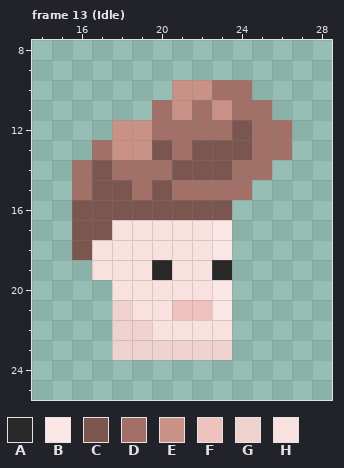
Two states of a pixel-art file, Mayday.Game/Content/Images/Heads_1.aseprite. The picture above was drawn from the file before the commit.
42x33 pixels, 36 frames. Shown: frame 13 (Idle): x 14..28, y 8..25. The commit also changed other frames, which this record leaves out.
Palette (. is transparent): A #282828  B #fae6e4  C #7a564f  D #a27067  E #ca9187  F #efc2bd  G #efd1cd  H #f8e1de
Pixels before, frame 13 (Idle), first column x 16:
10 .....EEDD..
11 ....DEDEDD.
12 ..EEDDDDCDD
13 .DEECDCCCDD
14 DCDDDCCCDD.
15 DCCDCDDDD..
16 CCCCCCCC...
17 CCHHHHHB...
18 CHHHHHHB...
19 .HHHAHHA...
20 ..HHHHHB...
21 ..GHHFFB...
22 ..GGHHHH...
23 ..GGGGGG...
After the commit:
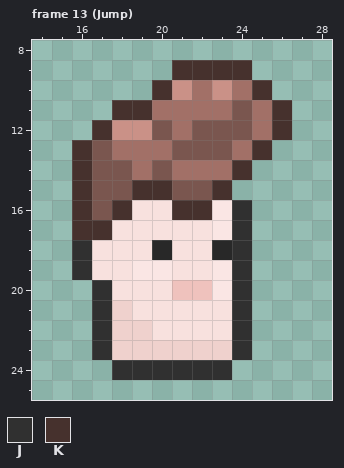
Colours new in this view: J #303030  K #46312d
The edit:
{"where": "frame 13 (Jump)"}
{"frame":13,"y":9,"x":21,"old":"....","new":"KKKK"}
{"frame":13,"y":10,"x":20,"old":".","new":"K"}
{"frame":13,"y":10,"x":22,"old":"ED","new":"DE"}
{"frame":13,"y":10,"x":25,"old":".","new":"K"}
{"frame":13,"y":11,"x":18,"old":"..","new":"KK"}
{"frame":13,"y":11,"x":21,"old":"E","new":"D"}
{"frame":13,"y":11,"x":23,"old":"ED","new":"DC"}
{"frame":13,"y":11,"x":26,"old":".","new":"K"}
{"frame":13,"y":12,"x":17,"old":".","new":"K"}
{"frame":13,"y":12,"x":20,"old":"D","new":"C"}
{"frame":13,"y":12,"x":22,"old":"DD","new":"CC"}
{"frame":13,"y":12,"x":26,"old":"D","new":"K"}
{"frame":13,"y":13,"x":16,"old":".DEECD","new":"KCDDDC"}
{"frame":13,"y":13,"x":24,"old":"CDD","new":"DK."}
{"frame":13,"y":14,"x":16,"old":"D","new":"K"}
{"frame":13,"y":14,"x":18,"old":"D","new":"C"}
{"frame":13,"y":14,"x":20,"old":"DCCCDD","new":"CDDDK."}
{"frame":13,"y":15,"x":16,"old":"D","new":"K"}
{"frame":13,"y":15,"x":19,"old":"DCDDDD","new":"KKCCK."}
{"frame":13,"y":16,"x":16,"old":"C","new":"K"}
{"frame":13,"y":16,"x":18,"old":"CCCCCC.","new":"KHHKKBJ"}
{"frame":13,"y":17,"x":16,"old":"CC","new":"KK"}
{"frame":13,"y":17,"x":24,"old":".","new":"J"}
{"frame":13,"y":18,"x":16,"old":"C","new":"J"}
{"frame":13,"y":18,"x":20,"old":"H","new":"A"}
{"frame":13,"y":18,"x":23,"old":"B.","new":"AJ"}
{"frame":13,"y":19,"x":16,"old":".","new":"J"}
{"frame":13,"y":19,"x":19,"old":"HA","new":"BB"}
{"frame":13,"y":19,"x":23,"old":"A.","new":"BJ"}
{"frame":13,"y":20,"x":17,"old":".","new":"J"}
{"frame":13,"y":20,"x":21,"old":"HH","new":"FF"}
{"frame":13,"y":20,"x":24,"old":".","new":"J"}
{"frame":13,"y":21,"x":17,"old":".","new":"J"}
{"frame":13,"y":21,"x":21,"old":"FFB.","new":"HHHJ"}
{"frame":13,"y":22,"x":17,"old":".","new":"J"}
{"frame":13,"y":22,"x":24,"old":".","new":"J"}
{"frame":13,"y":23,"x":17,"old":".","new":"J"}
{"frame":13,"y":23,"x":24,"old":".","new":"J"}
{"frame":13,"y":24,"x":18,"old":"......","new":"JJJJJJ"}
{"label":"changed","picture_box":[72,60,292,380]}
